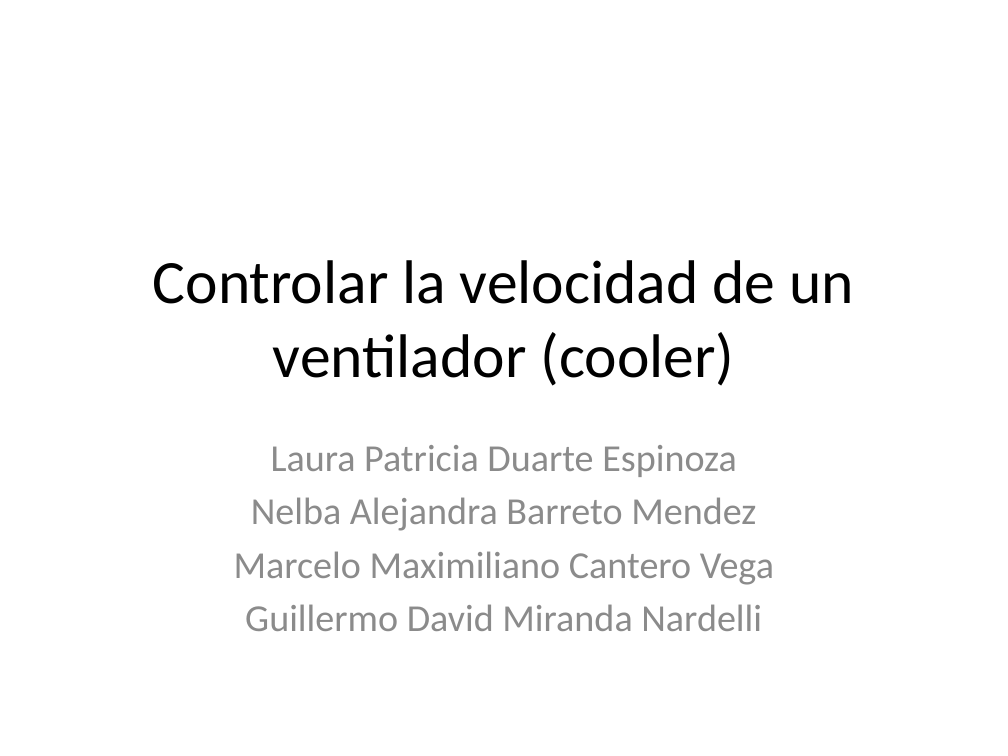
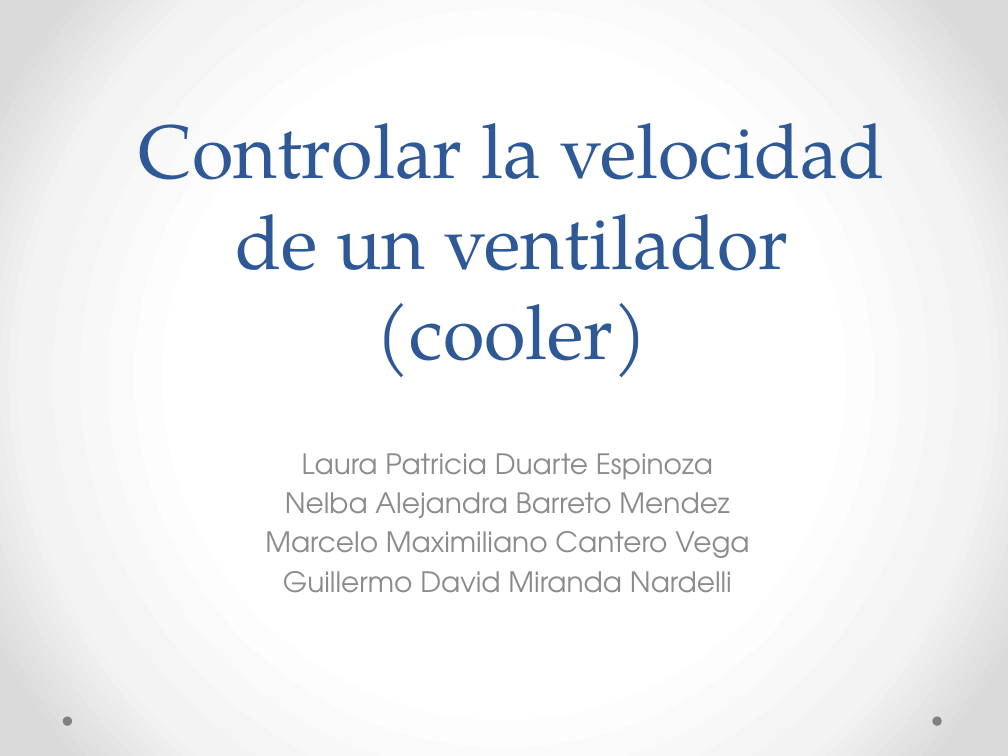
Before and after one commit to GuilleMiranda/trabajo_cooler, a slide deck: slide 1 of theCoolerPpt.pptx. Drawn at 1008x756 pixels with LibreOffice and Linux fonts; fonts in the diff are those of the drawing. Boxes give left, top, right and bottom in pixels: in the first picture for what was removed or moved away, otherwise in the second. Text is boxed around its words. In the diff, an @@ line names an element or a change of style, - is before the commit and + after.

```diff
--- a/theCoolerPpt.pptx
+++ b/theCoolerPpt.pptx
@@ background #FFFFFF to gradient #FFFFFF to #F4F4F4 to #DADADA @@
@@ title "Controlar la velocidad de un ...": place and size @@
-title "Controlar la velocidad de un ..." at <box>153,260,854,386</box>
+title "Controlar la velocidad de un ..." at <box>138,123,885,377</box>
@@ title "Controlar la velocidad de un ..." at <box>138,123,885,377</box>: size 44 to 54 pt, font Calibri to TeX Gyre Pagella, text colour #000000 to #2F5897; vertical alignment middle to bottom @@
@@ subtitle "Laura Patricia Duarte Espinoza": place and size @@
-subtitle "Laura Patricia Duarte Espinoza" at <box>234,445,774,631</box>
+subtitle "Laura Patricia Duarte Espinoza" at <box>265,453,749,592</box>
@@ subtitle "Laura Patricia Duarte Espinoza" at <box>265,453,749,592</box>: size 27.2 to 20 pt, font Calibri to TeX Gyre Adventor; less space between paragraphs @@
@@ ellipse added at <box>62,717,72,726</box>, fill #808080 @@
@@ ellipse added at <box>932,717,941,726</box>, fill #808080 @@
```
Also in this commit, not shown: 5 other slides changed, 1 slide added, 1 slide removed.
